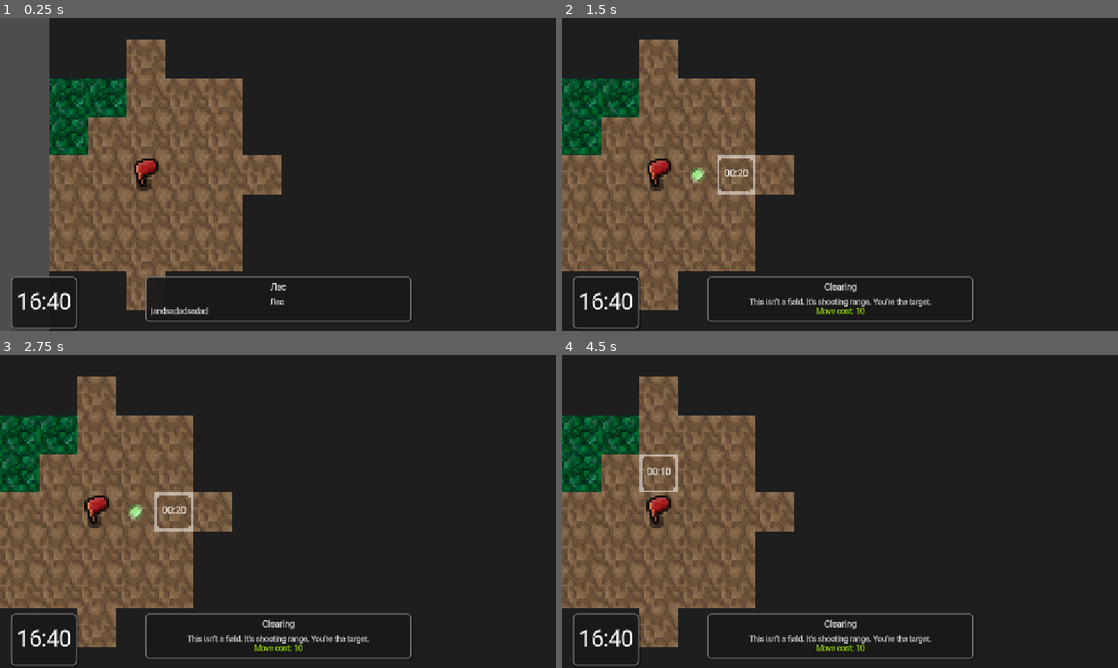
Above: before the commit, frames 1-4 (two rows, left to right).
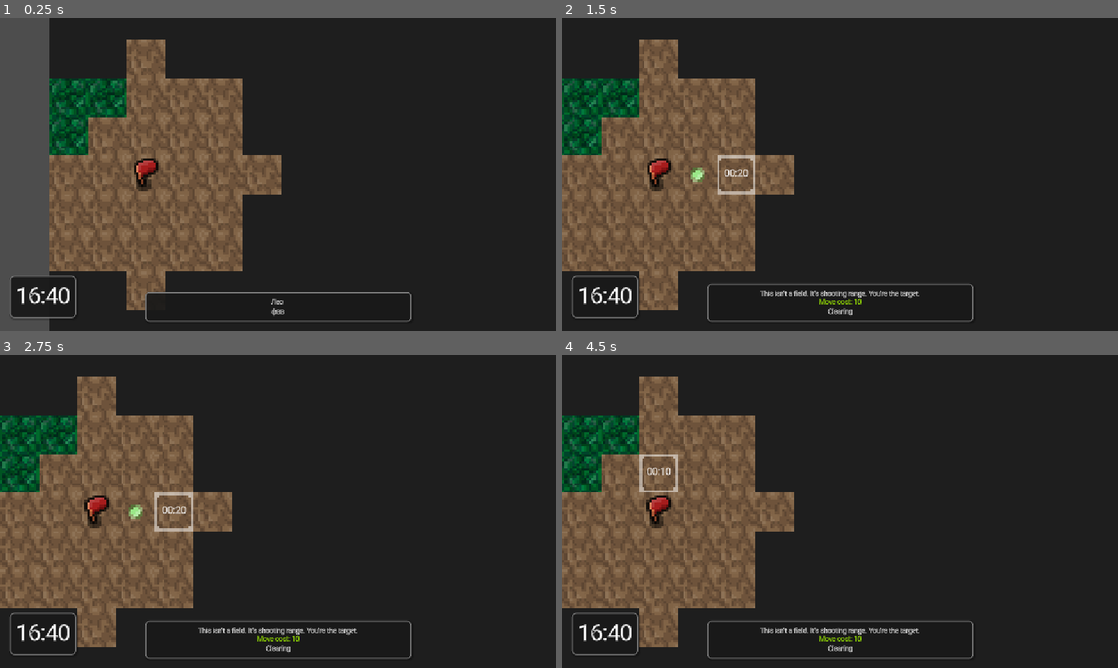
Above: after the commit, the same moments.

Repository: RIPEXGAMES/Tarabarov
Game: Godot game, scene res://node_2d.tscn
Same seed, same stepped clock (60 frames per second), same inputs: the game is played once before the commit and once after it. Sound files missing from this copy of the repository are replaced by a short silence.
Inputs (mouse positions are in pixels of both pictures, inside the frame that each line leads up to):
- Up to frame 1 (0.25 s): no input
- Up to frame 2 (1.5 s): move the mouse to (962, 158) at 0.52 s; press the mouse at (962, 158) at 0.53 s; release the mouse at (962, 158) at 1.25 s; drag from (728, 190) to (812, 237) at 1.27 s
- Up to frame 3 (2.75 s): move the mouse to (333, 442) at 2.02 s; hold Right mouse button (right_click) from 2.03 s (still down); click (333, 442) at 2.3 s
- Up to frame 4 (4.5 s): release Right mouse button (right_click) at 2.75 s; tap Enter at 2.75, 4.25 s; drag from (812, 574) to (673, 464) at 2.77 s; tap Space (space) at 3.5 s; move the mouse to (1006, 558) at 3.52 s; press the mouse at (1006, 558) at 3.53 s; release the mouse at (1006, 558) at 4.25 s; drag from (673, 464) to (756, 433) at 4.27 s

The runs differ from the first frame. In frame 1, 1.7% of the frame differs, in the area x 1-74%, y 82-100%; in frame 2, 2.3%; in frame 3, 2.3%; in frame 4, 2.3%.

Commit message:
Context_Menu

Diff:
--- a/Main.gd
+++ b/Main.gd
@@ -7,6 +7,7 @@
 @onready var highlight_tilemap: TileMapLayer = $HighLitghter
 @onready var fog_of_war: TileMapLayer = $FogOfWarTilemap
 @onready var camera: Camera2D = $Camera2D
+
 
 
 var player
--- a/Timer.tscn
+++ b/Timer.tscn
@@ -11,18 +11,16 @@
 
 [node name="PanelContainer" type="PanelContainer" parent="."]
 layout_mode = 2
-offset_left = 2.0
-offset_top = 2.0
-offset_right = 119.0
-offset_bottom = 109.438
+offset_right = 137.0
+offset_bottom = 87.4375
 theme_override_styles/panel = ExtResource("1_6emqk")
 
 [node name="MarginContainer" type="MarginContainer" parent="PanelContainer"]
 layout_mode = 2
 theme_override_constants/margin_left = 10
-theme_override_constants/margin_top = 25
+theme_override_constants/margin_top = 15
 theme_override_constants/margin_right = 10
-theme_override_constants/margin_bottom = 25
+theme_override_constants/margin_bottom = 15
 
 [node name="Label" type="Label" parent="PanelContainer/MarginContainer"]
 layout_mode = 2
--- a/Tooltip.tscn
+++ b/Tooltip.tscn
@@ -4,8 +4,8 @@
 [ext_resource type="FontFile" uid="uid://d0dceg0j1riyv" path="res://Textures/Roboto-VariableFont_wdth,wght.ttf" id="2_bla77"]
 
 [node name="PanelContainer" type="PanelContainer"]
-offset_right = 147.0
-offset_bottom = 95.0
+offset_right = 37.0
+offset_bottom = 48.0
 theme_override_styles/panel = ExtResource("1_chdk2")
 
 [node name="MarginContainer" type="MarginContainer" parent="."]
@@ -17,20 +17,24 @@
 
 [node name="VBoxContainer" type="VBoxContainer" parent="MarginContainer"]
 layout_mode = 2
-theme_override_constants/separation = 10
+
+[node name="Description" type="RichTextLabel" parent="MarginContainer/VBoxContainer"]
+layout_mode = 2
+theme_override_fonts/normal_font = ExtResource("2_bla77")
+theme_override_font_sizes/bold_italics_font_size = 14
+theme_override_font_sizes/italics_font_size = 14
+theme_override_font_sizes/mono_font_size = 14
+theme_override_font_sizes/normal_font_size = 14
+theme_override_font_sizes/bold_font_size = 14
+bbcode_enabled = true
+text = "[center]Лес[/center] "
+fit_content = true
+autowrap_mode = 0
 
 [node name="Name" type="Label" parent="MarginContainer/VBoxContainer"]
 layout_mode = 2
 theme_override_fonts/font = ExtResource("2_bla77")
-theme_override_font_sizes/font_size = 18
-text = "Лес"
+theme_override_font_sizes/font_size = 14
+text = "фвв"
 horizontal_alignment = 1
 vertical_alignment = 1
-
-[node name="Description" type="RichTextLabel" parent="MarginContainer/VBoxContainer"]
-layout_mode = 2
-theme_override_fonts/normal_font = ExtResource("2_bla77")
-bbcode_enabled = true
-text = "[center]Лес[/center]
-jandsadadsadad"
-fit_content = true
--- a/character_global_map_script.gd
+++ b/character_global_map_script.gd
@@ -13,6 +13,7 @@
 var many_times_moved = 0
 
 @onready var timer: Control = $"../CanvasLayer/MarginContainer2/PanelContainer"
+@onready var contextMenu: PanelContainer = $"../ContextMenu"
 
 func _ready() -> void:
 	update_action_points(move_points)
@@ -31,6 +32,8 @@
 func start_movement(path: Array[Vector2i]):
 	if path.is_empty() || is_moving:
 		return
+	if path.size() <= 1:
+		path = []
 	current_path = path
 	is_moving = true # Используем calculate_path_cost (теперь правильно модифицированную)
 
@@ -42,10 +45,14 @@
 # Перемещение к следующей точке пути
 func move_to_next_point():
 	if current_path.is_empty():
+		if world_map.local_to_map(position) in world_map.poi_cells and not contextMenu.visible:
+			contextMenu.show_context_pos(world_map.local_to_map(position))
 		is_moving = false
 		many_times_moved = 0
 		highlight.manual_update()
 		return
+	if contextMenu.visible:
+		contextMenu.hide_context_pos()
 
 	var next_cell = current_path.pop_front()
 	var target_pos = world_map.map_to_local(next_cell)
--- /dev/null
+++ b/context_menu.gd
@@ -0,0 +1,48 @@
+extends PanelContainer
+
+@onready var world_map = get_node("../WorldMap")  # Путь к вашей TileMap ноде
+@export var animation_duration: float = 0.3
+@export var max_scale: float = 0.4  # Максимальный масштаб
+
+var tween: Tween
+
+func show_context_pos(cell: Vector2i):
+	# Останавливаем предыдущий tween, если он еще активен
+	if tween and tween.is_valid():
+		tween.kill()
+
+	# Устанавливаем начальную позицию
+	position = world_map.map_to_local(cell)
+	position.y -= size.y/2 * max_scale  # Учитываем новый масштаб
+	position.x += 6
+
+	# Устанавливаем начальные значения для анимации
+	modulate.a = 0  # Прозрачность
+	scale = Vector2(0.2, 0.2)  # Начальный масштаб (половина от максимального)
+	visible = true  # Делаем видимым перед началом анимации
+
+	# Создаем новый tween
+	tween = create_tween()
+	tween.set_ease(Tween.EASE_OUT)
+	tween.set_trans(Tween.TRANS_BACK)
+
+	# Анимируем свойства
+	tween.parallel().tween_property(self, "modulate:a", 1.0, animation_duration)
+	tween.parallel().tween_property(self, "scale", Vector2(max_scale, max_scale), animation_duration)
+
+func hide_context_pos():
+	# Останавливаем предыдущий tween, если он еще активен
+	if tween and tween.is_valid():
+		tween.kill()
+
+	# Создаем новый tween
+	tween = create_tween()
+	tween.set_ease(Tween.EASE_IN)
+	tween.set_trans(Tween.TRANS_BACK)
+
+	# Анимируем свойства
+	tween.parallel().tween_property(self, "modulate:a", 0.0, animation_duration)
+	tween.parallel().tween_property(self, "scale", Vector2(0.2, 0.2), animation_duration)
+
+	# После завершения анимации скрываем элемент
+	tween.tween_callback(func(): visible = false)
--- a/high_litghter_script.gd
+++ b/high_litghter_script.gd
@@ -129,7 +129,6 @@
 	modulate = Color(1, 1, 1, 1) # Возвращаем белый цвет по умолчанию (хотя это не обязательно)
 
 func manual_update():
-	print("MANUAL UPDATE")
 	var mouse_pos: Vector2 = get_global_mouse_position()
 	var tile_pos: Vector2i = world_map.local_to_map(mouse_pos)
 
--- a/node_2d.tscn
+++ b/node_2d.tscn
@@ -11,6 +11,8 @@
 [ext_resource type="TileSet" uid="uid://domrej5h1xpe" path="res://fog_of_war_tileset.tres" id="8_o5dyj"]
 [ext_resource type="Script" uid="uid://cnfmfjamxlsuh" path="res://FogOfWar.gd" id="9_d35ji"]
 [ext_resource type="PackedScene" uid="uid://c3vc4a06yj8sh" path="res://Timer.tscn" id="11_dlmb4"]
+[ext_resource type="Script" uid="uid://d33n26te7u2y1" path="res://context_menu.gd" id="12_0h7mo"]
+[ext_resource type="Texture2D" uid="uid://g1ikn2rwt501" path="res://UI/ContextMenu/Button.png" id="12_x0ka3"]
 
 [node name="Node2D" type="Node2D" node_paths=PackedStringArray("world_map")]
 script = ExtResource("1_dsmn6")
@@ -83,3 +85,39 @@
 
 [node name="PanelContainer" parent="CanvasLayer/MarginContainer2" instance=ExtResource("11_dlmb4")]
 layout_mode = 2
+
+[node name="ContextMenu" type="PanelContainer" parent="."]
+visible = false
+z_index = 300
+anchors_preset = 8
+anchor_left = 0.5
+anchor_top = 0.5
+anchor_right = 0.5
+anchor_bottom = 0.5
+offset_right = 47.0
+offset_bottom = 18.0
+grow_horizontal = 2
+grow_vertical = 2
+scale = Vector2(0.4, 0.4)
+script = ExtResource("12_0h7mo")
+
+[node name="NinePatchRect" type="NinePatchRect" parent="ContextMenu"]
+layout_mode = 2
+texture = ExtResource("12_x0ka3")
+patch_margin_left = 18
+patch_margin_top = 9
+patch_margin_right = 4
+patch_margin_bottom = 9
+
+[node name="MarginContainer" type="MarginContainer" parent="ContextMenu"]
+layout_mode = 2
+theme_override_constants/margin_left = 19
+theme_override_constants/margin_top = 3
+theme_override_constants/margin_right = 4
+theme_override_constants/margin_bottom = 3
+
+[node name="Label" type="Label" parent="ContextMenu/MarginContainer"]
+layout_mode = 2
+theme_override_fonts/font = ExtResource("4_1fv8m")
+theme_override_font_sizes/font_size = 10
+text = "Enter"
Binary file added: UI/ContextMenu/Button.png
Not shown, added: UI/ContextMenu/Button.png.import
Not shown, added: context_menu.gd.uid
Not shown: 1 places in node_2d.tscn that only renumber resources
